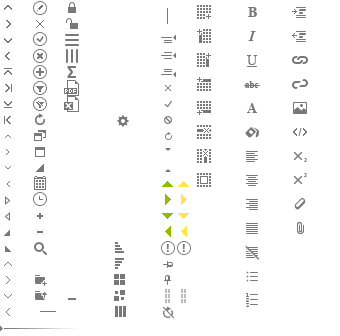
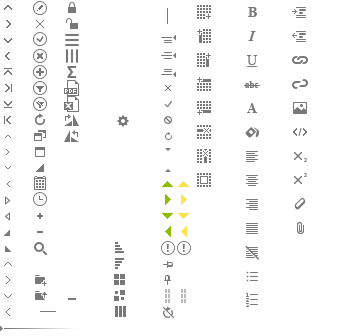
Layered file, before and after one edit (340x336). Changes by layer:
added group "Rotate" with 4 layers above "Export" over [64, 114, 79, 142]
added layer "Rotate CCW" in group "Rotate" over [64, 130, 79, 142]
added layer "Rotate CW" in group "Rotate" over [64, 114, 79, 126]
